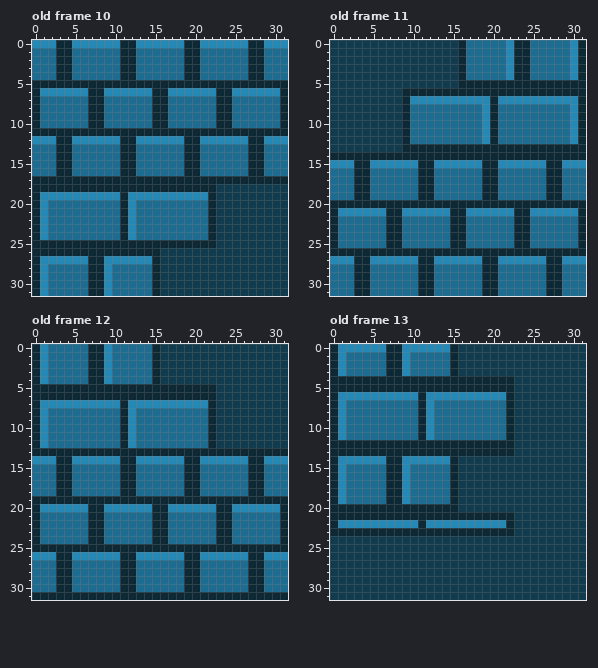
File history of a pixel-art file, TexM/MapM.aseprite. The picture above is the old version.
32x32 pixels, 16 frames. Shown: old frame 10, old frame 11, old frame 12, old frame 13. The commit also changed other frames, which this record leaves out.
Once edited:
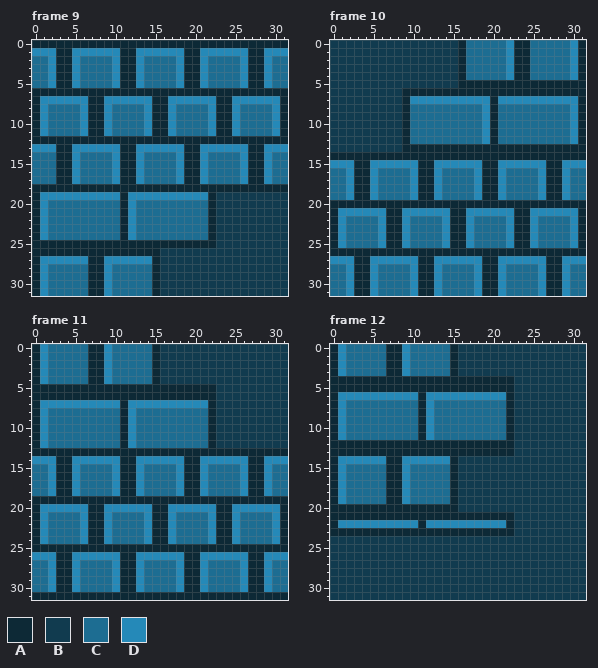
Palette (. is transparent): A #0d2936  B #113b4f  C #1d6d92  D #2589b8
Edits made:
frames 16 -> 22
Frame 9 against old frame 10, layer "Layer 1":
y 0: x 0..2 DDD -> AAA; x 5..10 DDDDDD -> AAAAAA; x 13..18 DDDDDD -> AAAAAA; x 21..26 DDDDDD -> AAAAAA; x 29..31 DDD -> AAA
y 1: x 0..2 CCC -> DDD; x 5..10 CCCCCC -> DDDDDD; x 13..18 CCCCCC -> DDDDDD; x 21..26 CCCCCC -> DDDDDD; x 29..31 CCC -> DDD
y 2..4: x 2 C -> D; x 5 C -> D; x 10 C -> D; x 13 C -> D; x 18 C -> D; x 21 C -> D; x 26 C -> D; x 29 C -> D
y 5: x 0..2 AAA -> CCD; x 5..10 AAAAAA -> DCCCCD; x 13..18 AAAAAA -> DCCCCD; x 21..26 AAAAAA -> DCCCCD; x 29..31 AAA -> DCC
y 6: x 1..6 DDDDDD -> AAAAAA; x 9..14 DDDDDD -> AAAAAA; x 17..22 DDDDDD -> AAAAAA; x 25..30 DDDDDD -> AAAAAA
y 7: x 1..6 CCCCCC -> DDDDDD; x 9..14 CCCCCC -> DDDDDD; x 17..22 CCCCCC -> DDDDDD; x 25..30 CCCCCC -> DDDDDD
y 8..10: x 1 C -> D; x 6 C -> D; x 9 C -> D; x 14 C -> D; x 17 C -> D; x 22 C -> D; x 25 C -> D; x 30 C -> D
y 11: x 1..6 AAAAAA -> DCCCCD; x 9..14 AAAAAA -> DCCCCD; x 17..22 AAAAAA -> DCCCCD; x 25..30 AAAAAA -> DCCCCD
y 12: x 0..2 DDD -> AAA; x 5..10 DDDDDD -> AAAAAA; x 13..18 DDDDDD -> AAAAAA; x 21..26 DDDDDD -> AAAAAA; x 29..31 DDD -> AAA
y 13: x 0..2 CCC -> DDD; x 5..10 CCCCCC -> DDDDDD; x 13..18 CCCCCC -> DDDDDD; x 21..26 CCCCCC -> DDDDDD; x 29..31 CCC -> DDD
y 14..16: x 5 C -> D; x 10 C -> D; x 13 C -> D; x 18 C -> D; x 21 C -> D; x 26 C -> D; x 29 C -> D
y 17: x 0..2 AAA -> CCC; x 5..10 AAAAAA -> DCCCCD; x 13..18 AAAAAA -> DCCCCD; x 21..26 AAAAAA -> DCCCCD; x 29..31 AAA -> DCC
y 18: x 23..31 BBBBBBBBB -> AAAAAAAAA
Frame 10 against old frame 11, layer "Layer 1":
y 16..19: x 2 C -> D; x 5 C -> D; x 10 C -> D; x 13 C -> D; x 18 C -> D; x 21 C -> D; x 26 C -> D; x 29 C -> D
y 22..25: x 1 C -> D; x 6 C -> D; x 9 C -> D; x 14 C -> D; x 17 C -> D; x 22 C -> D; x 25 C -> D; x 30 C -> D
y 28..31: x 2 C -> D; x 5 C -> D; x 10 C -> D; x 13 C -> D; x 18 C -> D; x 21 C -> D; x 26 C -> D; x 29 C -> D
Frame 11 against old frame 12, layer "Layer 1":
y 15..18: x 2 C -> D; x 5 C -> D; x 10 C -> D; x 13 C -> D; x 18 C -> D; x 21 C -> D; x 26 C -> D; x 29 C -> D
y 21..24: x 1 C -> D; x 6 C -> D; x 9 C -> D; x 14 C -> D; x 17 C -> D; x 22 C -> D; x 25 C -> D; x 30 C -> D
y 27..30: x 2 C -> D; x 5 C -> D; x 10 C -> D; x 13 C -> D; x 18 C -> D; x 21 C -> D; x 26 C -> D; x 29 C -> D
Frame 12 against old frame 13, layer "Layer 1":
y 0: x 2..6 DDDDD -> CCCCC; x 10..14 DDDDD -> CCCCC
Where, in picture pixels (left, top, right, bottom), the same in both pictures:
changed: (32, 40, 288, 192)
changed: (338, 168, 578, 296)
changed: (40, 464, 280, 592)
changed: (346, 344, 450, 352)
